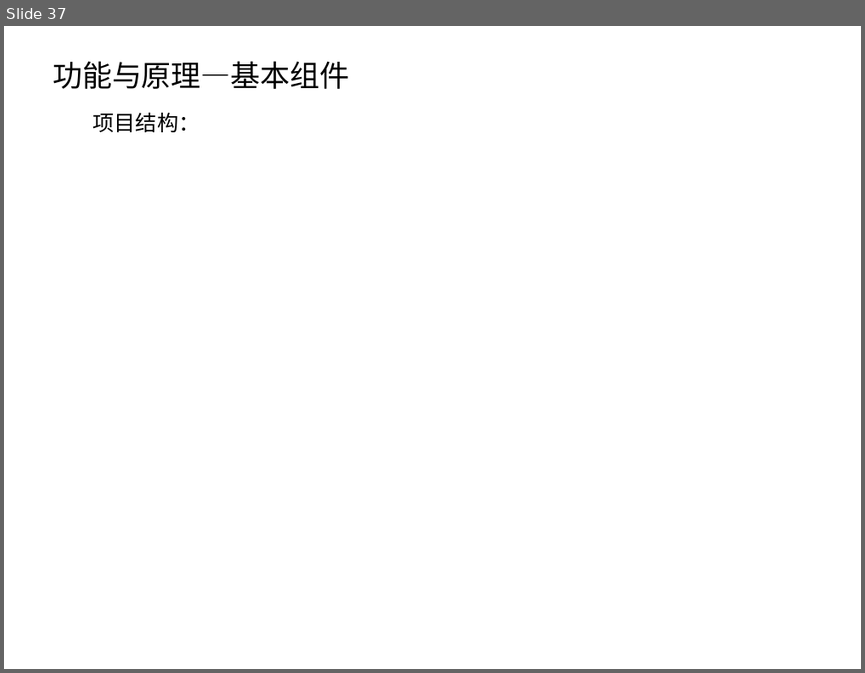
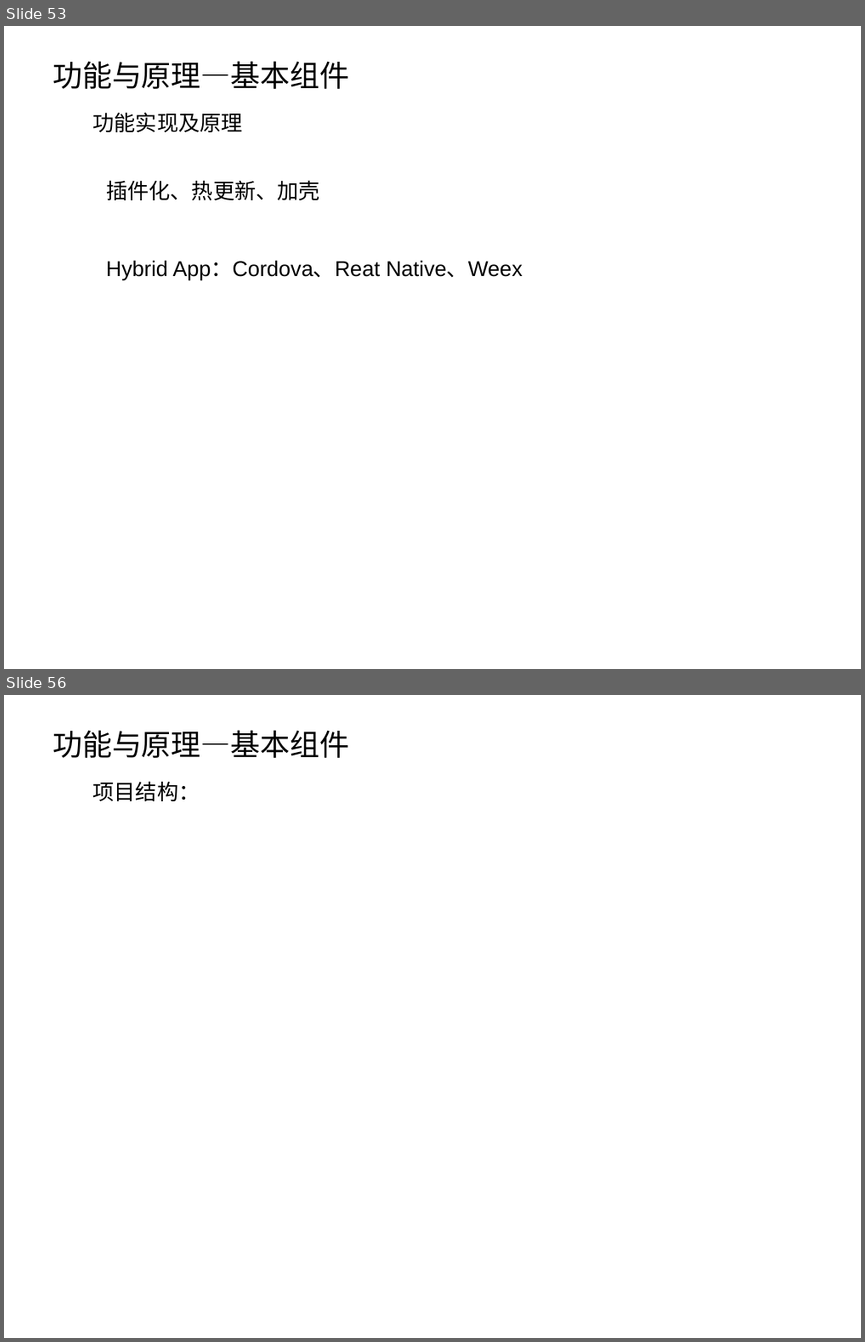
Before and after one commit to jacpy/samples, a slide deck: docs/ppt/android基础资料分享.pptx. Shown one above the other, each under a label of ours: slide 37 before the commit, slides 53 and 56 after it; the slides between them are not shown. The pictures are 865x673 and 865x1342 pixels, drawn with LibreOffice and Linux fonts; fonts in the diff are those of the drawing; background and template pictures are left out. Boxes give left, top, right and bottom in pixels: in the first picture for what was removed or moved away, otherwise in the second. Text is boxed around its words. In the diff, an @@ line names an element or a change of style, - is before the commit and + after.

```diff
--- a/docs/ppt/android基础资料分享.pptx
+++ b/docs/ppt/android基础资料分享.pptx
@@ slide 53 added at (4, 26, 861, 669), background picture (left out) @@
@@ text added at (52, 61, 350, 89), 25 pt, text #000000 @@
+功能与原理—基本组件
@@ text added at (92, 112, 242, 132), 18 pt, text #000000 @@
+功能实现及原理
@@ text added at (106, 180, 522, 280), 18 pt, text #000000 @@
+插件化、热更新、加壳
+Hybrid App：Cordova、Reat Native、Weex
@@ what was slide 37 is now slide 56 @@
```
Also in this commit, not shown: 5 slides changed, 19 other slides added, 1 slide removed, 1 other file.
